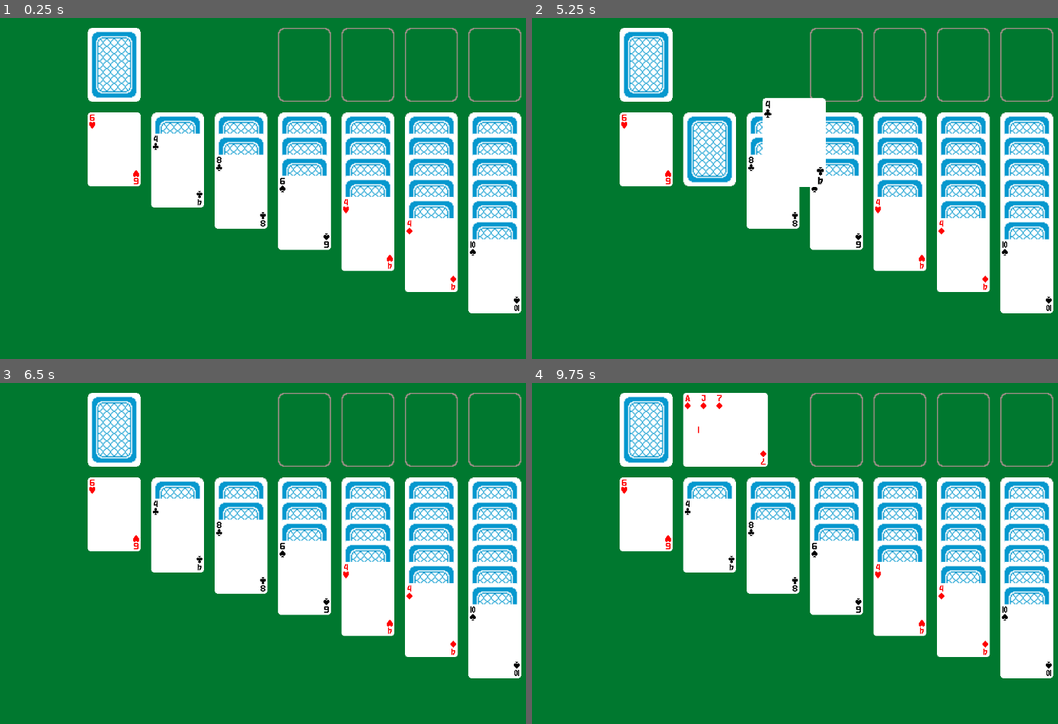
Above: before the commit, frames 1-4 (two rows, left to right).
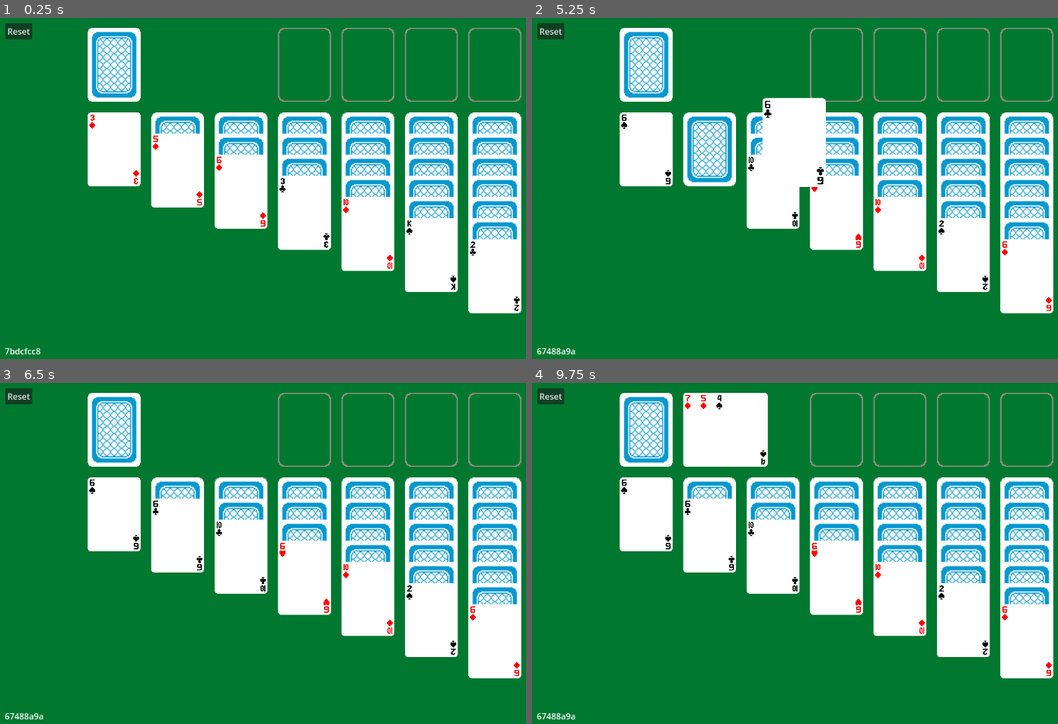
Above: after the commit, the same moments.

Repository: pmaitland/Patience
Game: Godot game, scene res://scenes/klondike.tscn
Same seed, same stepped clock (60 frames per second), same inputs: the game is played once before the commit and once after it.
Inputs (mouse positions are in pixels of both pictures, inside the frame that each line leads up to):
- Up to frame 1 (0.25 s): no input
- Up to frame 2 (5.25 s): click (553, 31) at 0.5 s, where only the run after the commit has a clickable "Reset"; tap Enter at 1.25, 2.75, 4.25 s; drag from (837, 65) to (1026, 65) at 1.27 s; tap Space at 2, 3.5, 5 s; drag from (900, 65) to (647, 150) at 2.02 s; move the mouse to (963, 65) at 2.77 s; click (963, 65) at 2.92 s; drag from (1026, 65) to (647, 150) at 3.52 s; drag from (647, 150) to (963, 65) at 4.27 s; drag from (710, 150) to (963, 65) at 5.02 s
- Up to frame 3 (6.5 s): move the mouse to (241, 515) at 5.77 s; click (241, 515) at 5.92 s
- Up to frame 4 (9.75 s): drag from (837, 515) to (647, 515) at 6.52 s; drag from (900, 515) to (710, 515) at 7.27 s; drag from (963, 515) to (710, 515) at 8.02 s; move the mouse to (1026, 515) at 8.77 s; click (1026, 515) at 8.92 s; drag from (647, 430) to (773, 515) at 9.52 s

The runs differ from the first frame. In frame 1, 0.7% of the frame differs, in the area x 0-99%, y 1-99%; in frame 2, 0.7%; in frame 3, 0.7%; in frame 4, 0.8%.

Commit message:
reset button and seed

Diff:
--- a/patience/scenes/klondike.tscn
+++ b/patience/scenes/klondike.tscn
@@ -83,5 +83,19 @@
 
 [node name="Cards" type="Node2D" parent="."]
 
+[node name="SeedLabel" type="Label" parent="."]
+offset_left = 9.0
+offset_top = 620.0
+offset_right = 49.0
+offset_bottom = 643.0
+
+[node name="Reset" type="Button" parent="."]
+offset_left = 10.0
+offset_top = 11.0
+offset_right = 61.0
+offset_bottom = 42.0
+text = "Reset"
+
 [connection signal="mouse_entered" from="Stock/Area2D" to="Stock" method="_on_area_2d_mouse_entered"]
 [connection signal="mouse_exited" from="Stock/Area2D" to="Stock" method="_on_area_2d_mouse_exited"]
+[connection signal="button_down" from="Reset" to="." method="_on_reset_button_down"]
--- a/patience/scripts/klondike.gd
+++ b/patience/scripts/klondike.gd
@@ -5,6 +5,9 @@
 @onready var cards: Node2D = $Cards
 @onready var stock: Node2D = $Stock
 @onready var depots: Node2D = $Depots
+
+@onready var seed_label: Label = $SeedLabel
+@onready var reset: Button = $Reset
 
 func _ready() -> void:
 	var new_cards: Array[Node2D] = []
@@ -23,6 +26,13 @@
 				"value": Enums.Value.keys()[card.value],
 				"suit": Enums.Suit.keys()[card.suit]
 			}))
+
+	var new_seed: String = ""
+	for i in range(8):
+		new_seed += "%x" % [randi_range(0, 15)]
+	seed(new_seed.hash())
+	seed_label.text = new_seed
+
 	new_cards.shuffle()
 
 	for depot_number: int in range(depots.get_child_count()):
@@ -44,3 +54,6 @@
 	for card: Node2D in new_cards:
 		cards.remove_child(card)
 		stock.cards.add_child(card)
+
+func _on_reset_button_down() -> void:
+	get_tree().reload_current_scene()
